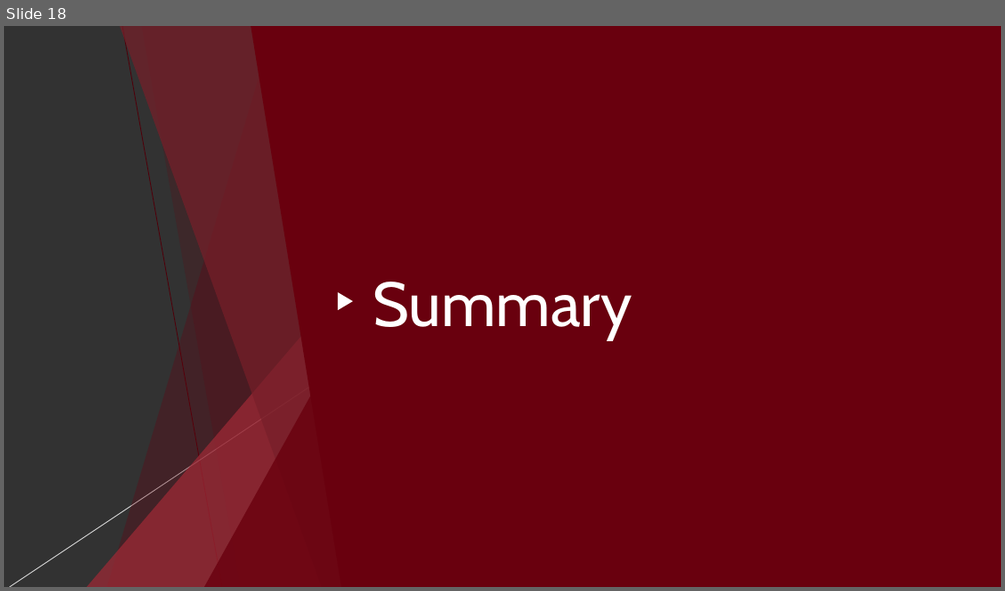
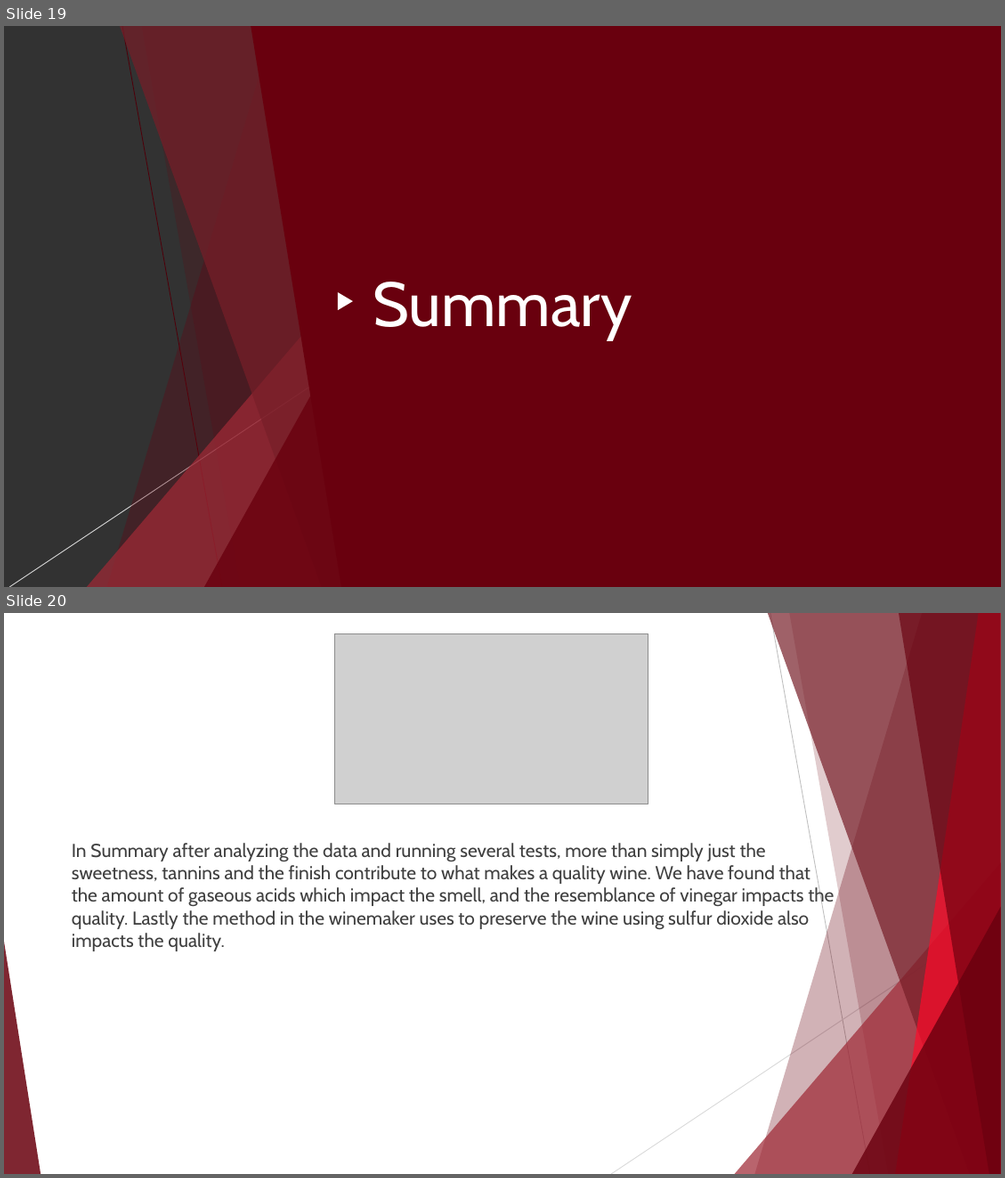
Before and after one commit to Phoebe-Moore/FinalProject, a slide deck: Red Wine Quality Analysis Presentation update.pptx. Shown one above the other, each under a label of ours: slide 18 before the commit, slides 19 and 20 after it. The pictures are 1005x591 and 1005x1178 pixels, drawn with LibreOffice and Linux fonts; fonts in the diff are those of the drawing; grey boxes stand for pictures. Boxes give left, top, right and bottom in pixels: in the first picture for what was removed or moved away, otherwise in the second. Text is boxed around its words. In the diff, an @@ line names an element or a change of style, - is before the commit and + after.

```diff
--- a/Red Wine Quality Analysis Presentation update.pptx
+++ b/Red Wine Quality Analysis Presentation update.pptx
@@ slide 20 added at (x1=4, y1=613, x2=1001, y2=1174), background #FFFFFF; not listed: 8 template elements that a slide beside it also shows @@
@@ picture added at (x1=334, y1=634, x2=647, y2=803) @@
@@ line added from (770, 613) to (870, 1174), #BFBFBF 0.75 pt @@
@@ text added at (x1=72, y1=843, x2=833, y2=951), 18 pt, text #3F3F3F @@
+In Summary after analyzing the data and running several tests, more than simply just the sweetness, tannins and the finish contribute to what makes a quality wine. We have found that the amount of gaseous acids which impact the smell, and the resemblance of vinegar impacts the quality. Lastly the method in the winemaker uses to preserve the wine using sulfur dioxide also impacts the quality.
@@ line added from (1001, 915) to (611, 1174), #D8D8D8 0.75 pt @@
@@ what was slide 18 is now slide 19 @@
```
Also in this commit, not shown: 17 other slides changed, 4 other slides added, 4 slides removed.
